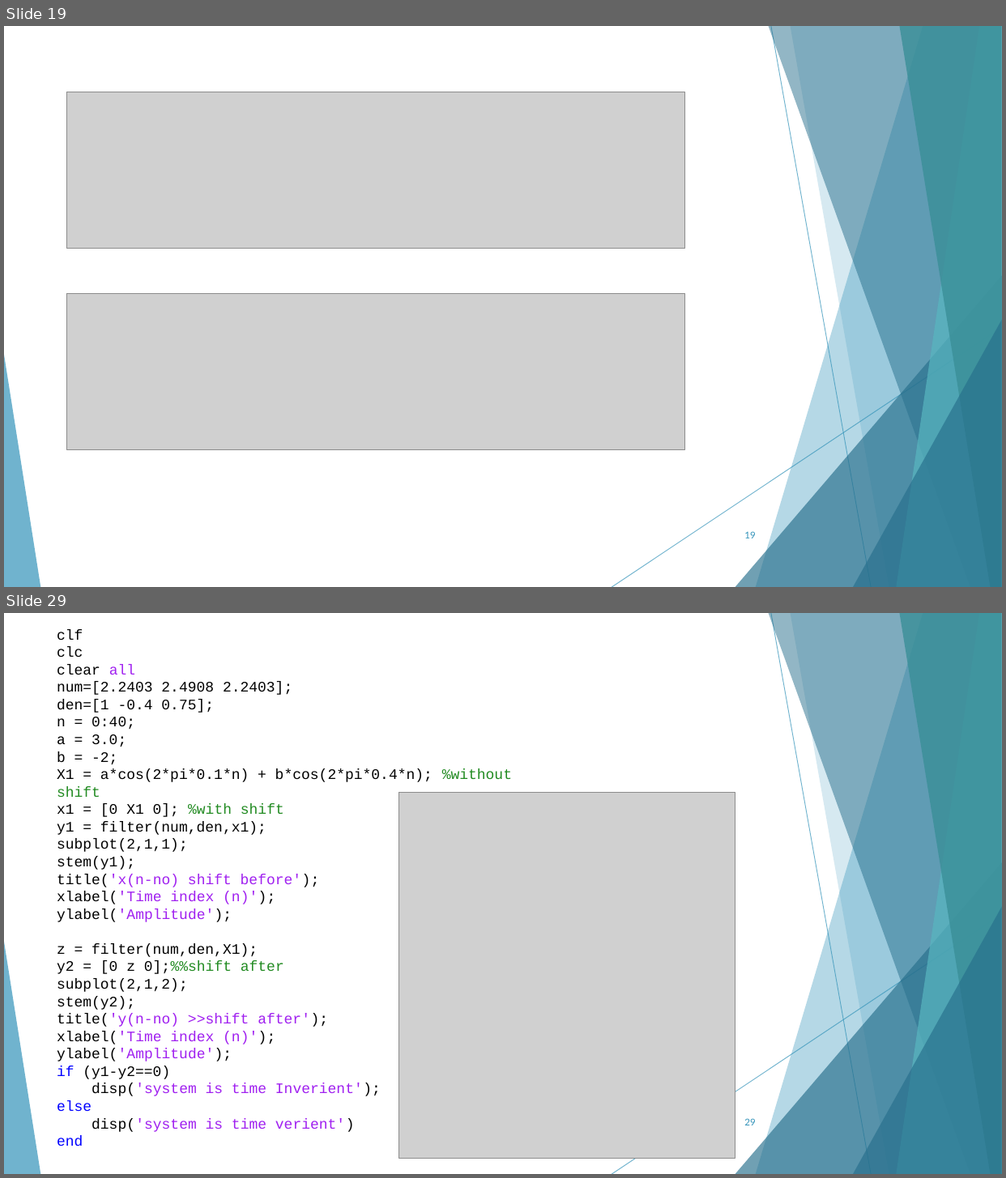
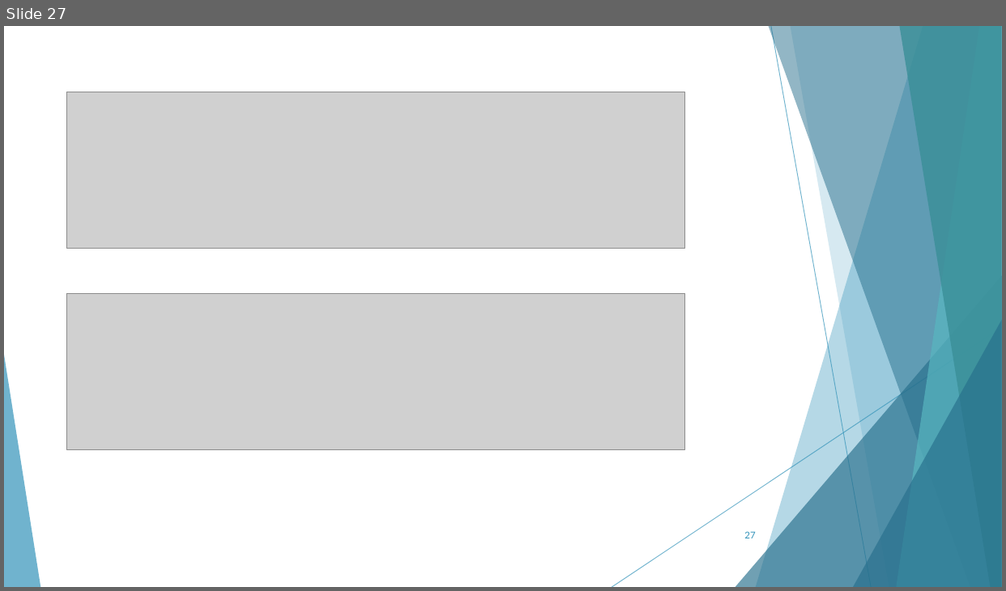
Before and after one commit to AhMjOU/DSP2, a slide deck: lec2.pptx. Shown one above the other, each under a label of ours: slides 19 and 29 before the commit, slide 27 after it; the slides between them are not shown. The pictures are 1006x1178 and 1006x591 pixels, drawn with LibreOffice and Linux fonts; fonts in the diff are those of the drawing; grey boxes stand for pictures. Boxes give left, top, right and bottom in pixels: in the first picture for what was removed or moved away, otherwise in the second. Text is boxed around its words. In the diff, an @@ line names an element or a change of style, - is before the commit and + after.

```diff
--- a/lec2.pptx
+++ b/lec2.pptx
@@ slide 29 removed at bbox=[4, 613, 1002, 1174], background #FFFFFF; not listed: 10 template elements that a slide beside it also shows @@
@@ text removed at bbox=[57, 629, 512, 1147] @@
-clf
-clc
-clear all
-num=[2.2403 2.4908 2.2403];
-den=[1 -0.4 0.75];
-n = 0:40;
-a = 3.0;
-b = -2;
-X1 = a*cos(2*pi*0.1*n) + b*cos(2*pi*0.4*n); %without shift
-x1 = [0 X1 0]; %with shift
-y1 = filter(num,den,x1);
-subplot(2,1,1);
-stem(y1);
-title('x(n-no) shift before');
-xlabel('Time index (n)');
-ylabel('Amplitude');
-z = filter(num,den,X1);
-y2 = [0 z 0];%%shift after
-subplot(2,1,2);
-stem(y2);
-title('y(n-no) >>shift after');
-xlabel('Time index (n)');
-ylabel('Amplitude');
-if (y1-y2==0)
-disp('system is time Inverient');
-else
-disp('system is time verient')
-end
@@ picture removed at bbox=[398, 793, 735, 1159] @@
@@ page number removed at bbox=[744, 1118, 755, 1126] @@
-29
@@ what was slide 19 is now slide 27 @@
@@ page number at bbox=[744, 531, 755, 539]: text changed @@
-19
+27
```
Also in this commit, not shown: 4 slides changed, 8 slides added, 11 other slides removed, 8 other files.
